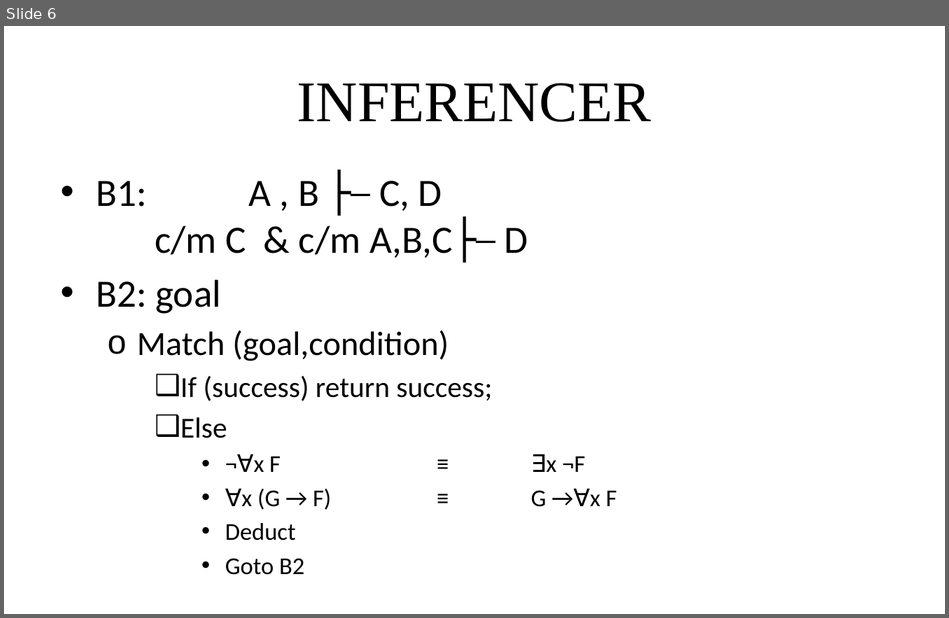
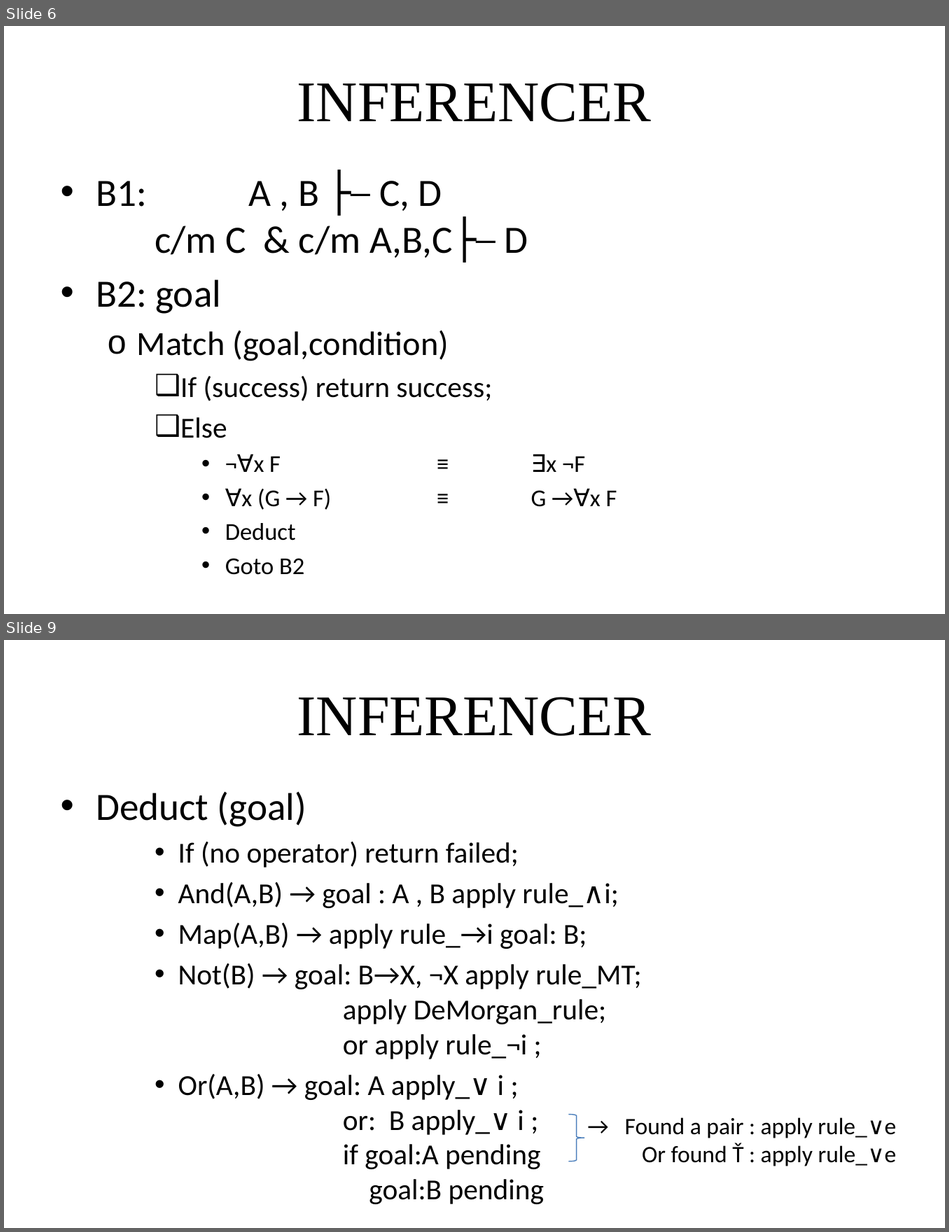
Before and after one commit to giang-rocker/logic, a slide deck: Report/SUY LUẬN TỰ NHIÊN.pptx. Shown one above the other, each under a label of ours: slide 6 before the commit, slides 6 and 9 after it; the slides between them are not shown. The pictures are 949x618 and 949x1232 pixels, drawn with LibreOffice and Linux fonts; fonts in the diff are those of the drawing. Boxes give left, top, right and bottom in pixels: in the first picture for what was removed or moved away, otherwise in the second. Text is boxed around its words. In the diff, an @@ line names an element or a change of style, - is before the commit and + after.

```diff
--- a/Report/SUY LUẬN TỰ NHIÊN.pptx
+++ b/Report/SUY LUẬN TỰ NHIÊN.pptx
@@ slide 9 added at <box>4,640,945,1228</box>, background #FFFFFF @@
@@ title added at <box>297,697,651,736</box>, 44 pt, text #000000 @@
+INFERENCER
@@ text added at <box>96,791,641,1204</box>, 22.2 pt, text #000000 @@
+• Deduct (goal)
+    • If (no operator) return failed;
+    • And(A,B) → goal : A , B apply rule_∧i;
+    • Map(A,B) → apply rule_→i goal: B;
+    • Not(B) → goal: B→X, ¬X apply rule_MT;
+      apply DeMorgan_rule;
+      or apply rule_¬i ;
+    • Or(A,B) → goal: A apply_∨ i ;
+      or: B apply_∨ i ;
+      if goal:A pending
+      goal:B pending
@@ right brace added at <box>568,1114,584,1162</box>, outline #4B7EBC 0.75 pt @@
@@ text added at <box>625,1117,896,1166</box>, 18 pt, text #000000 @@
+→ Found a pair : apply rule_∨e
+Or found Ť : apply rule_∨e
```
Also in this commit, not shown: 1 slide changed, 4 other slides added.
